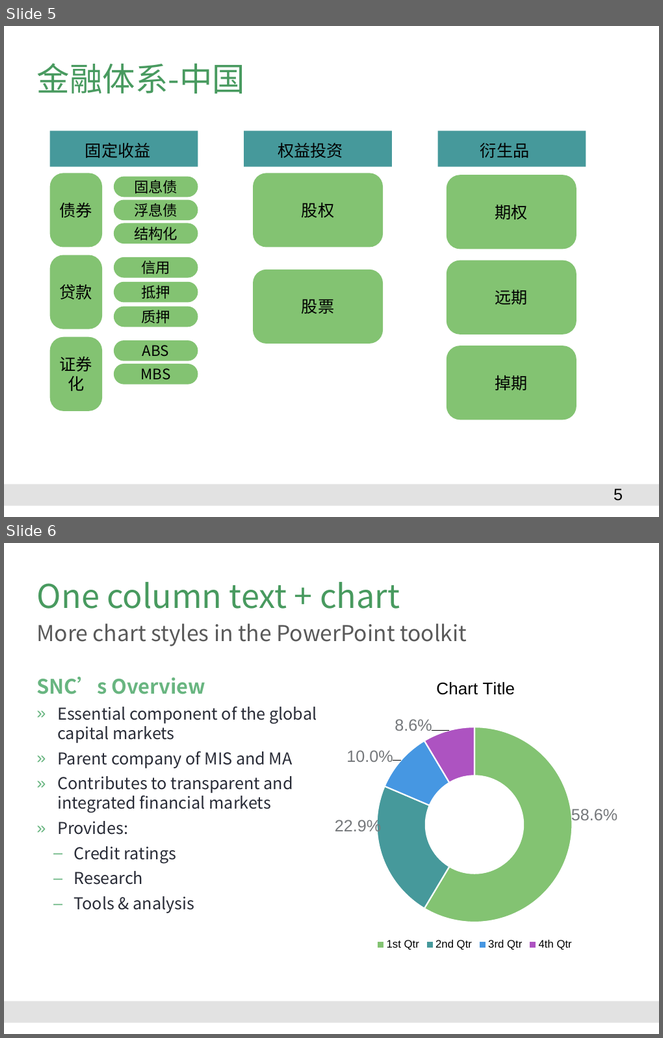
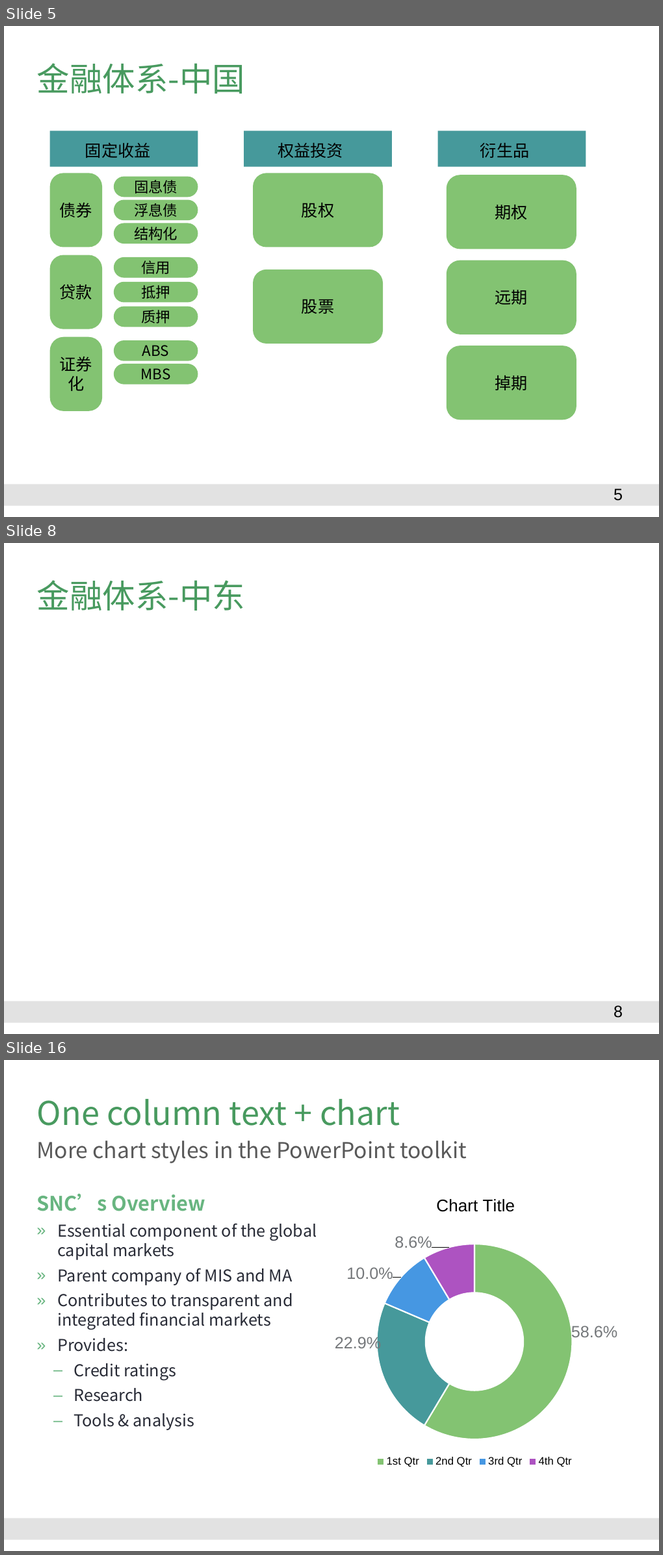
Before and after one commit to Catfeeds/DOC, a slide deck: 阿曼/proposal for Oman.pptx. Shown one above the other, each under a label of ours: slides 5 and 6 before the commit, slides 5, 8 and 16 after it; the slides between them are not shown. The pictures are 663x1038 and 663x1555 pixels, drawn with LibreOffice and Linux fonts; fonts in the diff are those of the drawing; background and template pictures are left out. Boxes give left, top, right and bottom in pixels: in the first picture for what was removed or moved away, otherwise in the second. Text is boxed around its words. In the diff, an @@ line names an element or a change of style, - is before the commit and + after.

```diff
--- a/阿曼/proposal for Oman.pptx
+++ b/阿曼/proposal for Oman.pptx
@@ slide 8 added at [4,543,659,1034], background #FFFFFF; not listed: 1 template element that a slide beside it also shows @@
@@ title added at [37,580,245,611], 36 pt, text #489A5F @@
+金融体系-中东
@@ page number added at [614,1006,623,1018], 18 pt, text #000000 @@
+8
@@ what was slide 6 is now slide 16 @@
```
Also in this commit, not shown: 3 slides changed, 8 other slides added, 4 other files.
